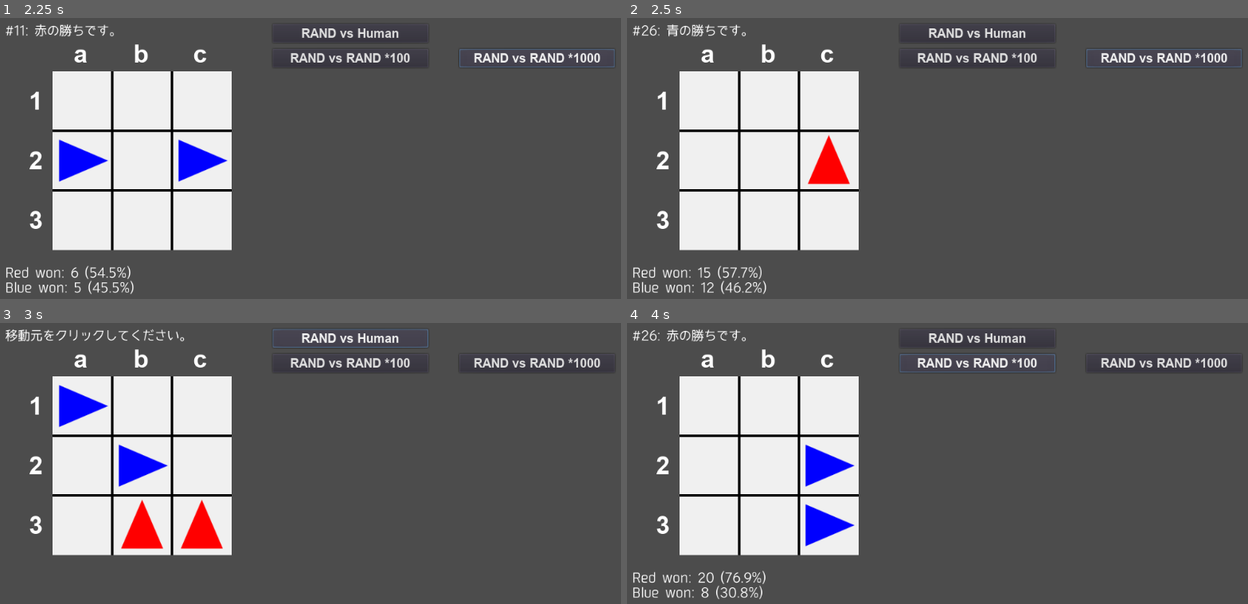
Above: before the commit, frames 1-4 (two rows, left to right).
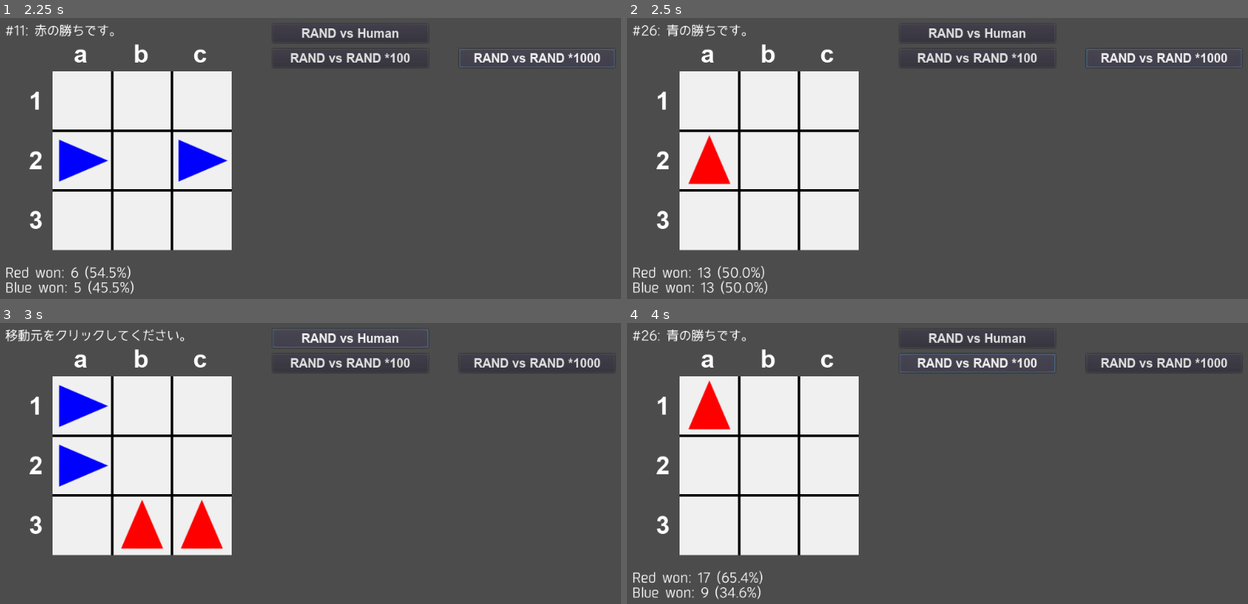
Above: after the commit, the same moments.

Repository: vivisuke/Dodgem
Game: Godot game, scene res://MainScene.tscn
The game is run twice, just before and just after one commit, with the same random seed, the same clock (stepped at 60 frames per second) and the same inputs.
Inputs:
- Up to frame 1 (2.25 s): click "RAND vs Human" at 0.5 s; click "RAND vs RAND *100" at 1.25 s; click "RAND vs RAND *1000" at 2 s
- Up to frame 2 (2.5 s): no input
- Up to frame 3 (3 s): click "RAND vs Human" at 2.75 s
- Up to frame 4 (4 s): click "RAND vs RAND *100" at 3.5 s

Frame 1 is identical in both runs. In frame 2, 1.6% of the frame differs, in the area x 9-36%, y 41-99%; in frame 3, 1.2%; in frame 4, 2.4%, in the area x 6-37%, y 2-99%.

Commit message:
0018 ◎ C 11/06 11/06 0.001│ToDo│RAND vs RAND：１フレーム１局に変更 0019 ◎ C 11/06 11/06 0.001│ToDo│RAND vs RAND勝敗表示：何局目かを表示

Diff:
--- a/Dodgem/MainScene.gd
+++ b/Dodgem/MainScene.gd
@@ -132,6 +132,7 @@
 					lst.push_back([Vector2(x, y), Vector2(x, y-1)])
 	return lst
 func gameOver(won):
+	nEpisode += 1
 	if won == TILE_BLUE:
 		$MessLabel.text = "#%d: 青の勝ちです。" % nEpisode
 		nBlueWon += 1
@@ -140,12 +141,12 @@
 		nRedWon += 1
 	update_stats_label()
 	red_first = !red_first
-func moveRandom(nx):		# nx: TILE_BLUE or TILE_RED
+func moveRandom(nx) -> bool:		# nx: TILE_BLUE or TILE_RED, return: ゲーム終了？
 	var mvs = get_blue_moves() if nx == TILE_BLUE else get_red_moves()
 	if mvs.empty():
-		print(("red" if nx == TILE_RED else "blue"), "can't move")
+		print(("red" if nx == TILE_RED else "blue"), " can't move")
 		gameOver(nx)	# 着手不可の場合は、その手番の勝ち
-		return
+		return true
 	var mv : Array	#
 	if mvs.size() == 1: mv = mvs[0]
 	else:
@@ -161,14 +162,16 @@
 	#print("#blue = %d, #red = %d" % [nBlue, nRed])
 	nMoved += 1
 	if nBlue == 0 || nRed == 0:
-		nEpisode += 1
 		gameOver(TILE_BLUE if nBlue == 0 else TILE_RED)
+		return true;		# 終局
+	else:
+		return false;
 func _process(delta):
 	if mode == MODE_RAND_HUMAN:
 		if next == TILE_BLUE:
 			$MessLabel.text = ""
-			moveRandom(TILE_BLUE)
-			if nBlue == 0 || nRed == 0:
+			var go = moveRandom(TILE_BLUE)
+			if go:
 				mode = MODE_INIT
 			else:
 				next = TILE_RED
@@ -180,8 +183,8 @@
 	elif mode == MODE_RAND_RAND:
 		init_board()
 		while true:
-			moveRandom(next)
-			if nBlue == 0 || nRed == 0:
+			var go = moveRandom(next)
+			if go:
 				nEpisodeRest -= 1
 				if nEpisodeRest <= 0:
 					mode = MODE_INIT
Not shown, changed: Dodgem.spr
